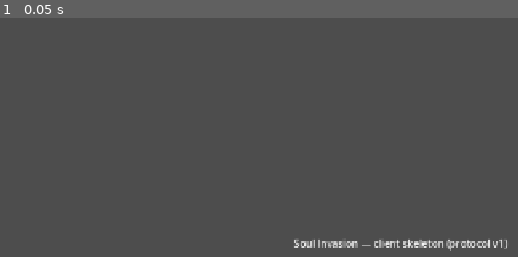
Above: before the commit, frame 1.
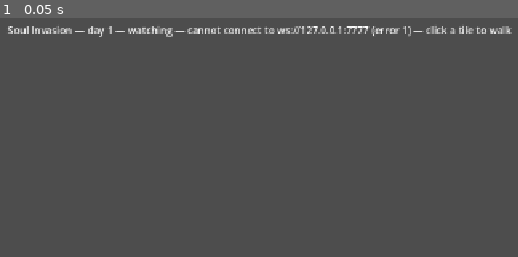
Above: after the commit, the same moment.

Repository: Torof/soul-invasion
Game: Godot game, scene res://main.tscn
Two runs of this game, one before a commit and one after it. Both use one fixed random seed, a clock stepped at 60 frames per second and the inputs below.
Inputs:
- Up to frame 1 (0.05 s): no input

The runs differ from the first frame. In frame 1, 2.5% of the frame differs, in the area x 1-99%, y 3-98%.

Commit message:
feat: a body that walks in the valley, seen and piloted from the client
sim: a 32x32 valley (cliff to the north, river with a ford, forest
patches; deterministic from a seed), tiles with passability, bodies with
a position and a walk, the MoveTo intention (D20) with breadth-first
pathfinding, one tile every 4 ticks. Events: BodyMoved, BodyArrived,
MoveRefused. Pending intentions are applied at the next tick in order;
they are never persisted.

protocol: move_to from the client; welcome now names the piloted body
(or none, to watch); world_state sends the whole valley once after
welcome (interest management, D08, comes later); body_moved and
move_refused.

server: the first free body is given to each connection and released
when it leaves (D13: the pilot changes, the body stays). Intentions go
to the simulation thread through a channel drained before each tick
(D29). Snapshot format v2 with a migration from v1 (D21).

client: Net autoload owning the WebSocket; isometric projection with a
tested round trip; the valley drawn as coloured diamonds, bodies as
discs (piloted one highlighted), a hover outline; click a tile to walk;
status line with day, body and connection state.

tests: 50 server tests (valley generation, pathfinding around water,
walking pace, intention replacement, refusals, snapshot migration, and a
fake client walking a body, a watcher seeing the same walk, a refused
walk into the cliff, body release) and 15 client checks.

Co-Authored-By: Claude Fable 5.1 <noreply@anthropic.com>

Diff:
--- a/client/main.gd
+++ b/client/main.gd
@@ -1,12 +1,47 @@
 extends Control
-## Placeholder main scene for milestone 1 ("the skeleton").
+## Main scene: the world view plus a small status line.
 ##
 ## The client only displays the world and transmits the player's intentions
 ## (architecture decision D03). It decides nothing.
 
+@onready var _status: Label = $Status
+@onready var _world: WorldView = $WorldView
+
+var _day := 1
+var _body := -1
+var _state := "connecting…"
+
 
 func _ready() -> void:
-	var label := Label.new()
-	label.text = "Soul Invasion — client skeleton (protocol v%d)" % Protocol.PROTOCOL_VERSION
-	label.set_anchors_and_offsets_preset(Control.PRESET_CENTER)
-	add_child(label)
+	Net.connected.connect(_on_connected)
+	Net.day_started.connect(_on_day_started)
+	Net.move_refused.connect(_on_move_refused)
+	Net.disconnected.connect(_on_disconnected)
+	Net.connect_to()
+	_refresh()
+
+
+func _on_connected(_tick: int, body: int) -> void:
+	_body = body
+	_state = "connected"
+	_refresh()
+
+
+func _on_day_started(day: int, _tick: int) -> void:
+	_day = day
+	_refresh()
+
+
+func _on_move_refused(_body: int, x: int, y: int) -> void:
+	_state = "cannot walk to (%d, %d)" % [x, y]
+	_refresh()
+
+
+func _on_disconnected(reason: String) -> void:
+	_state = reason
+	_refresh()
+
+
+func _refresh() -> void:
+	var who := "body %d" % _body if _body >= 0 else "watching"
+	_status.text = "Soul Invasion — day %d — %s — %s — click a tile to walk" % [_day, who, _state]
--- a/client/main.tscn
+++ b/client/main.tscn
@@ -1,6 +1,7 @@
-[gd_scene load_steps=2 format=3 uid="uid://c0soulinvmain0"]
+[gd_scene load_steps=3 format=3 uid="uid://c0soulinvmain0"]
 
 [ext_resource type="Script" path="res://main.gd" id="1_main"]
+[ext_resource type="Script" path="res://world/world_view.gd" id="2_world"]
 
 [node name="Main" type="Control"]
 layout_mode = 3
@@ -10,3 +11,17 @@
 grow_horizontal = 2
 grow_vertical = 2
 script = ExtResource("1_main")
+
+[node name="WorldView" type="Node2D" parent="."]
+script = ExtResource("2_world")
+
+[node name="Status" type="Label" parent="."]
+layout_mode = 1
+anchors_preset = 10
+anchor_right = 1.0
+offset_left = 12.0
+offset_top = 8.0
+offset_right = -12.0
+offset_bottom = 32.0
+grow_horizontal = 2
+text = "Soul Invasion"
--- /dev/null
+++ b/client/net/client.gd
@@ -0,0 +1,103 @@
+extends Node
+## The connection to the server (autoload `Net`).
+##
+## Owns the single WebSocket (D25), speaks the handshake, and turns server
+## messages into signals. Decides nothing about the world (D03, D05).
+
+signal connected(tick: int, body: int)
+signal world_state(width: int, height: int, tiles: Array, bodies: Array)
+signal body_moved(body: int, x: int, y: int, tick: int)
+signal move_refused(body: int, x: int, y: int)
+signal day_started(day: int, tick: int)
+signal disconnected(reason: String)
+
+const DEFAULT_URL := "ws://127.0.0.1:7777"
+
+var _peer := WebSocketPeer.new()
+var _state := WebSocketPeer.STATE_CLOSED
+var _hello_sent := false
+
+## True once the server has welcomed us.
+var is_ready := false
+## The body this client pilots, or -1 when only watching.
+var body := -1
+
+
+func connect_to(url: String = DEFAULT_URL) -> void:
+	_hello_sent = false
+	is_ready = false
+	body = -1
+	var err := _peer.connect_to_url(url)
+	if err != OK:
+		disconnected.emit("cannot connect to %s (error %d)" % [url, err])
+
+
+func send_move_to(x: int, y: int) -> void:
+	if is_ready and body >= 0:
+		_send(Protocol.move_to(x, y))
+
+
+func _send(message: Dictionary) -> void:
+	_peer.send_text(Protocol.encode(message))
+
+
+func _exit_tree() -> void:
+	# Leave with a closing handshake rather than a reset.
+	if _peer.get_ready_state() == WebSocketPeer.STATE_OPEN:
+		_peer.close()
+		_peer.poll()
+
+
+func _process(_delta: float) -> void:
+	_peer.poll()
+	var state := _peer.get_ready_state()
+	if state == WebSocketPeer.STATE_OPEN:
+		if not _hello_sent:
+			_hello_sent = true
+			_send(Protocol.hello())
+		while _peer.get_available_packet_count() > 0:
+			var text := _peer.get_packet().get_string_from_utf8()
+			_handle(Protocol.decode(text))
+	elif state == WebSocketPeer.STATE_CLOSED and _state != WebSocketPeer.STATE_CLOSED:
+		is_ready = false
+		disconnected.emit("connection closed (code %d)" % _peer.get_close_code())
+	_state = state
+
+
+func _handle(message: Dictionary) -> void:
+	match message.get("type", ""):
+		"welcome":
+			if int(message.get("protocol_version", 0)) != Protocol.PROTOCOL_VERSION:
+				disconnected.emit("server speaks protocol v%s" % message.get("protocol_version"))
+				_peer.close()
+				return
+			is_ready = true
+			var assigned: Variant = message.get("body")
+			body = int(assigned) if assigned != null else -1
+			connected.emit(int(message.get("tick", 0)), body)
+		"world_state":
+			world_state.emit(
+				int(message.get("width", 0)),
+				int(message.get("height", 0)),
+				message.get("tiles", []),
+				message.get("bodies", [])
+			)
+		"body_moved":
+			body_moved.emit(
+				int(message.get("body", -1)),
+				int(message.get("x", 0)),
+				int(message.get("y", 0)),
+				int(message.get("tick", 0))
+			)
+		"move_refused":
+			move_refused.emit(
+				int(message.get("body", -1)), int(message.get("x", 0)), int(message.get("y", 0))
+			)
+		"day_started":
+			day_started.emit(int(message.get("day", 0)), int(message.get("tick", 0)))
+		"protocol_mismatch":
+			disconnected.emit("server expects protocol v%s" % message.get("expected"))
+		"pong":
+			pass
+		_:
+			push_warning("unknown server message: %s" % message.get("type", ""))
--- a/client/net/protocol.gd
+++ b/client/net/protocol.gd
@@ -20,6 +20,11 @@
 	return {"type": "ping", "nonce": nonce}
 
 
+## Builds the intention to walk the piloted body to a tile.
+static func move_to(x: int, y: int) -> Dictionary:
+	return {"type": "move_to", "x": x, "y": y}
+
+
 ## Encodes a message dictionary to its wire form.
 static func encode(message: Dictionary) -> String:
 	# sort_keys=false keeps the field order of the Rust types, so the wire
--- a/client/project.godot
+++ b/client/project.godot
@@ -11,6 +11,10 @@
 run/main_scene="res://main.tscn"
 config/features=PackedStringArray("4.7")
 
+[autoload]
+
+Net="*res://net/client.gd"
+
 [display]
 
 window/size/viewport_width=1280
--- a/client/tests/run_tests.gd
+++ b/client/tests/run_tests.gd
@@ -12,6 +12,8 @@
 	_test_protocol_round_trip()
 	_test_protocol_rejects_garbage()
 	_test_protocol_wire_format_matches_server()
+	_test_iso_round_trip()
+	_test_iso_neighbours_are_distinct()
 	print("client tests: %d checks, %d failures" % [_checks, _failures])
 	quit(1 if _failures > 0 else 0)
 
@@ -38,5 +40,32 @@
 
 func _test_protocol_wire_format_matches_server() -> void:
 	# Must match the `wire_format_is_tagged_snake_case` test in the Rust protocol crate.
-	_check(Protocol.encode(Protocol.ping(1)) == "{\"type\":\"ping\",\"nonce\":1}", "wire format matches server")
+	_check(Protocol.encode(Protocol.ping(1)) == "{\"type\":\"ping\",\"nonce\":1}", "ping wire format matches server")
+	_check(Protocol.encode(Protocol.move_to(2, 3)) == "{\"type\":\"move_to\",\"x\":2,\"y\":3}", "move_to wire format matches server")
 	_check(Protocol.hello().get("protocol_version") == Protocol.PROTOCOL_VERSION, "hello carries protocol version")
+
+
+func _test_iso_round_trip() -> void:
+	for y in range(-3, 40):
+		for x in range(-3, 40):
+			var centre := Iso.tile_to_screen(x, y)
+			var back := Iso.screen_to_tile(centre)
+			if back != Vector2i(x, y):
+				_check(false, "tile (%d, %d) round trips through its centre, got %s" % [x, y, back])
+				return
+	_check(true, "every tile round trips through its centre")
+	# A point just inside the diamond edges still maps to the same tile.
+	var c := Iso.tile_to_screen(5, 7)
+	_check(Iso.screen_to_tile(c + Vector2(Iso.TILE_W * 0.24, 0)) == Vector2i(5, 7), "east inner edge")
+	_check(Iso.screen_to_tile(c + Vector2(0, Iso.TILE_H * 0.24)) == Vector2i(5, 7), "south inner edge")
+
+
+func _test_iso_neighbours_are_distinct() -> void:
+	var seen := {}
+	for y in 8:
+		for x in 8:
+			seen[Iso.tile_to_screen(x, y)] = true
+	_check(seen.size() == 64, "64 tiles project to 64 distinct centres")
+	_check(Iso.tile_to_screen(1, 0).x > Iso.tile_to_screen(0, 0).x, "x grows to the east")
+	_check(Iso.tile_to_screen(0, 1).x < Iso.tile_to_screen(0, 0).x, "y grows to the west")
+	_check(Iso.tile_to_screen(1, 1).y > Iso.tile_to_screen(0, 0).y, "both grow to the south")
--- /dev/null
+++ b/client/world/iso.gd
@@ -0,0 +1,33 @@
+class_name Iso
+extends RefCounted
+## Isometric projection (D02): tile coordinates <-> screen pixels.
+##
+## A tile is a diamond TILE_W wide and TILE_H high. Tile (0, 0) is drawn
+## with its centre at the origin; x grows to the south-east, y to the
+## south-west.
+
+const TILE_W := 48.0
+const TILE_H := 24.0
+
+
+## Screen position of the centre of tile (x, y).
+static func tile_to_screen(x: int, y: int) -> Vector2:
+	return Vector2((x - y) * TILE_W / 2.0, (x + y) * TILE_H / 2.0)
+
+
+## Tile under a screen position (inverse of tile_to_screen).
+static func screen_to_tile(p: Vector2) -> Vector2i:
+	var fx := p.x / (TILE_W / 2.0)
+	var fy := p.y / (TILE_H / 2.0)
+	return Vector2i(floori((fx + fy) / 2.0 + 0.5), floori((fy - fx) / 2.0 + 0.5))
+
+
+## The four corners of the diamond for tile (x, y), clockwise from the top.
+static func diamond(x: int, y: int) -> PackedVector2Array:
+	var c := tile_to_screen(x, y)
+	return PackedVector2Array([
+		c + Vector2(0, -TILE_H / 2.0),
+		c + Vector2(TILE_W / 2.0, 0),
+		c + Vector2(0, TILE_H / 2.0),
+		c + Vector2(-TILE_W / 2.0, 0),
+	])
--- /dev/null
+++ b/client/world/world_view.gd
@@ -0,0 +1,110 @@
+class_name WorldView
+extends Node2D
+## Draws the valley and its bodies in provisional isometric graphics, and
+## turns clicks into `move_to` intentions. Everything shown comes from the
+## server; nothing is decided here (D03, D05).
+
+const COLORS := {
+	"grass": Color(0.45, 0.62, 0.30),
+	"forest": Color(0.22, 0.40, 0.20),
+	"water": Color(0.25, 0.45, 0.70),
+	"ford": Color(0.55, 0.60, 0.50),
+	"rock": Color(0.48, 0.45, 0.42),
+}
+const BODY_COLOR := Color(0.90, 0.80, 0.60)
+const PILOTED_COLOR := Color(1.0, 0.55, 0.20)
+const WALK_SPEED := 10.0  # tiles per second, for the visual glide only
+
+var _width := 0
+var _height := 0
+var _tiles: Array = []
+## body id -> {"tile": Vector2i, "shown": Vector2 (screen, glides)}
+var _bodies: Dictionary = {}
+var _piloted := -1
+var _hover := Vector2i(-1, -1)
+
+
+func _ready() -> void:
+	Net.world_state.connect(_on_world_state)
+	Net.body_moved.connect(_on_body_moved)
+	Net.connected.connect(func(_tick: int, body: int) -> void: _piloted = body)
+
+
+func _on_world_state(width: int, height: int, tiles: Array, bodies: Array) -> void:
+	_width = width
+	_height = height
+	_tiles = tiles
+	_bodies.clear()
+	for b in bodies:
+		var tile := Vector2i(int(b.get("x", 0)), int(b.get("y", 0)))
+		_bodies[int(b.get("id", -1))] = {"tile": tile, "shown": Iso.tile_to_screen(tile.x, tile.y)}
+	_center_camera()
+	queue_redraw()
+
+
+func _on_body_moved(body: int, x: int, y: int, _tick: int) -> void:
+	if _bodies.has(body):
+		_bodies[body]["tile"] = Vector2i(x, y)
+	else:
+		_bodies[body] = {"tile": Vector2i(x, y), "shown": Iso.tile_to_screen(x, y)}
+	queue_redraw()
+
+
+func _process(delta: float) -> void:
+	var moving := false
+	for id: int in _bodies:
+		var entry: Dictionary = _bodies[id]
+		var target: Vector2 = Iso.tile_to_screen(entry["tile"].x, entry["tile"].y)
+		var shown: Vector2 = entry["shown"]
+		if shown.distance_to(target) > 0.5:
+			entry["shown"] = shown.move_toward(target, WALK_SPEED * Iso.TILE_W * delta)
+			moving = true
+	if moving:
+		queue_redraw()
+
+
+func _unhandled_input(event: InputEvent) -> void:
+	if event is InputEventMouseMotion:
+		var tile := Iso.screen_to_tile(get_local_mouse_position())
+		if tile != _hover:
+			_hover = tile
+			queue_redraw()
+	elif event is InputEventMouseButton and event.pressed and event.button_index == MOUSE_BUTTON_LEFT:
+		var tile := Iso.screen_to_tile(get_local_mouse_position())
+		if _in_map(tile):
+			Net.send_move_to(tile.x, tile.y)
+
+
+func _in_map(tile: Vector2i) -> bool:
+	return tile.x >= 0 and tile.y >= 0 and tile.x < _width and tile.y < _height
+
+
+func _center_camera() -> void:
+	var centre := Iso.tile_to_screen(_width / 2, _height / 2)
+	position = get_viewport_rect().size / 2.0 - centre
+
+
+func _draw() -> void:
+	for y in _height:
+		for x in _width:
+			var terrain: String = str(_tiles[y * _width + x])
+			draw_colored_polygon(Iso.diamond(x, y), COLORS.get(terrain, Color.MAGENTA))
+	if _in_map(_hover):
+		draw_polyline(_closed(Iso.diamond(_hover.x, _hover.y)), Color(1, 1, 1, 0.6), 1.5)
+	# Bodies, far to near so nearer ones overlap farther ones.
+	var ids := _bodies.keys()
+	ids.sort_custom(func(a: int, b: int) -> bool:
+		var ta: Vector2i = _bodies[a]["tile"]
+		var tb: Vector2i = _bodies[b]["tile"]
+		return ta.x + ta.y < tb.x + tb.y)
+	for id: int in ids:
+		var shown: Vector2 = _bodies[id]["shown"]
+		var color := PILOTED_COLOR if id == _piloted else BODY_COLOR
+		draw_circle(shown + Vector2(0, -6), 7.0, color)
+		draw_circle(shown + Vector2(0, -6), 7.0, Color.BLACK, false, 1.5)
+
+
+static func _closed(points: PackedVector2Array) -> PackedVector2Array:
+	var closed := PackedVector2Array(points)
+	closed.append(points[0])
+	return closed
Not shown, added: client/net/client.gd.uid
Not shown, added: client/world/iso.gd.uid
Not shown, added: client/world/world_view.gd.uid
Not shown, changed: server/Cargo.lock
Not shown, changed: server/protocol/src/lib.rs
Not shown, changed: server/server/src/main.rs
Not shown, changed: server/server/src/net.rs
Not shown, changed: server/server/src/run.rs
Not shown, changed: server/server/src/storage.rs
Not shown, changed: server/server/tests/net.rs
Not shown, changed: server/sim/src/lib.rs
Not shown, added: server/sim/src/map.rs
